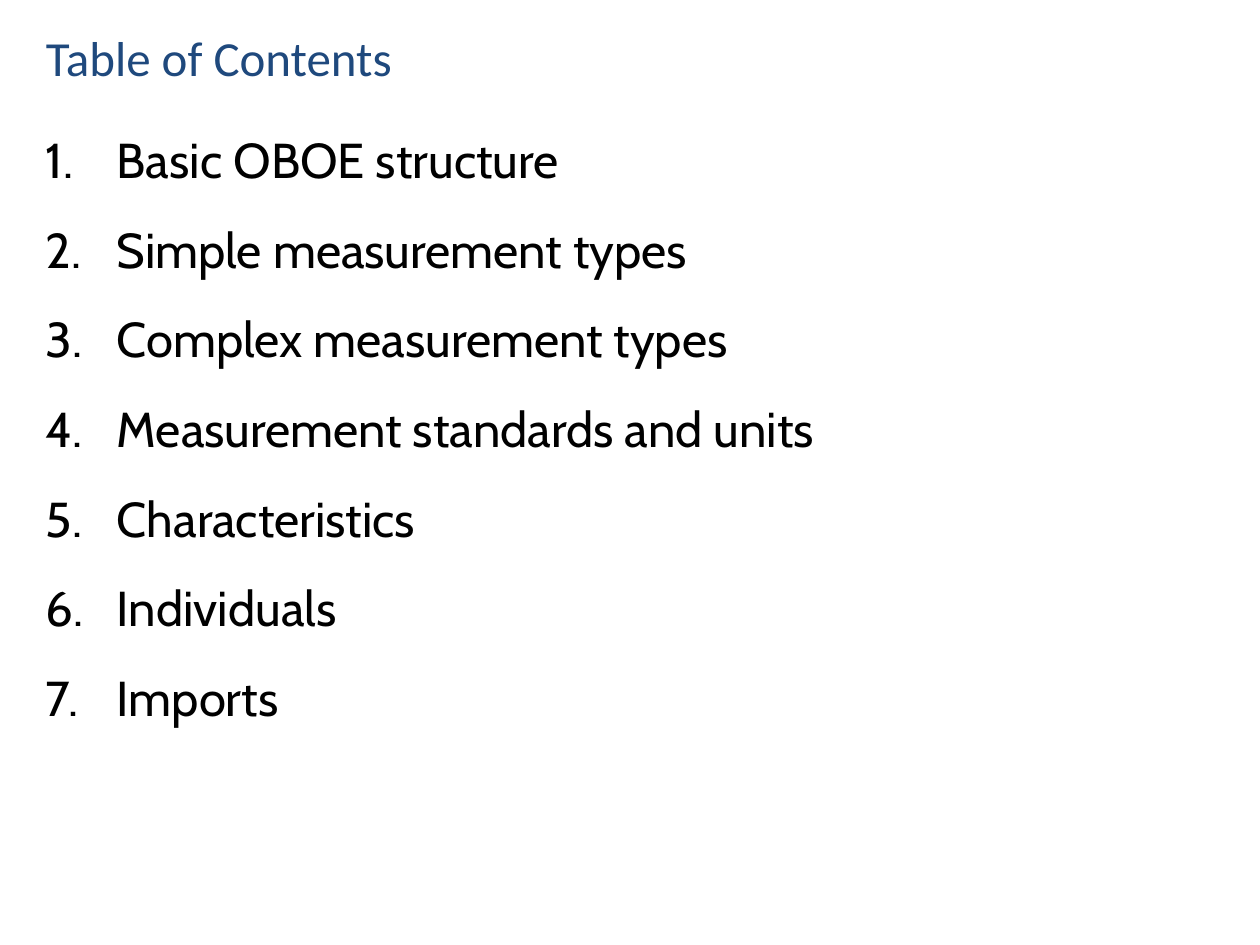
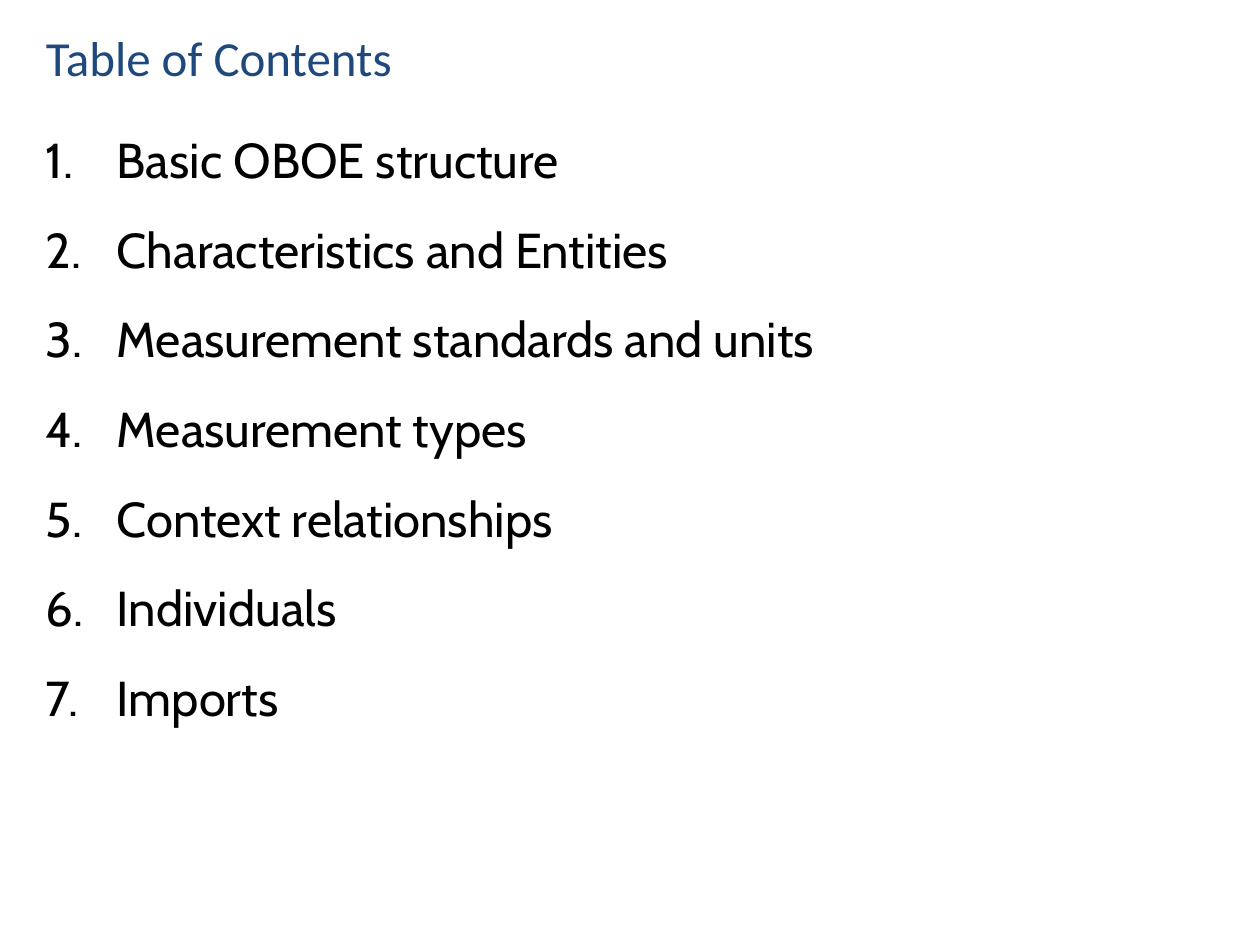
Before and after one commit to NCEAS/semtools, a slide deck: slide 2 of dev/oboe/docs/oboe-design-patterns.pptx. Drawn at 1260x945 pixels with LibreOffice and Linux fonts; fonts in the diff are those of the drawing. Boxes give left, top, right and bottom in pixels: in the first picture for what was removed or moved away, otherwise in the second. Text is boxed around its words. In the diff, an @@ line names an element or a change of style, - is before the commit and + after.

```diff
--- a/dev/oboe/docs/oboe-design-patterns.pptx
+++ b/dev/oboe/docs/oboe-design-patterns.pptx
@@ text at <box>117,231,668,269</box>: text changed @@
-2. Simple measurement types
-3. Complex measurement types
+2. Characteristics and Entities
@@ text at <box>117,412,553,548</box>: text changed @@
-5. Characteristics
+4. Measurement types
+5. Context relationships
```
Also in this commit, not shown: 2 other slides changed.
